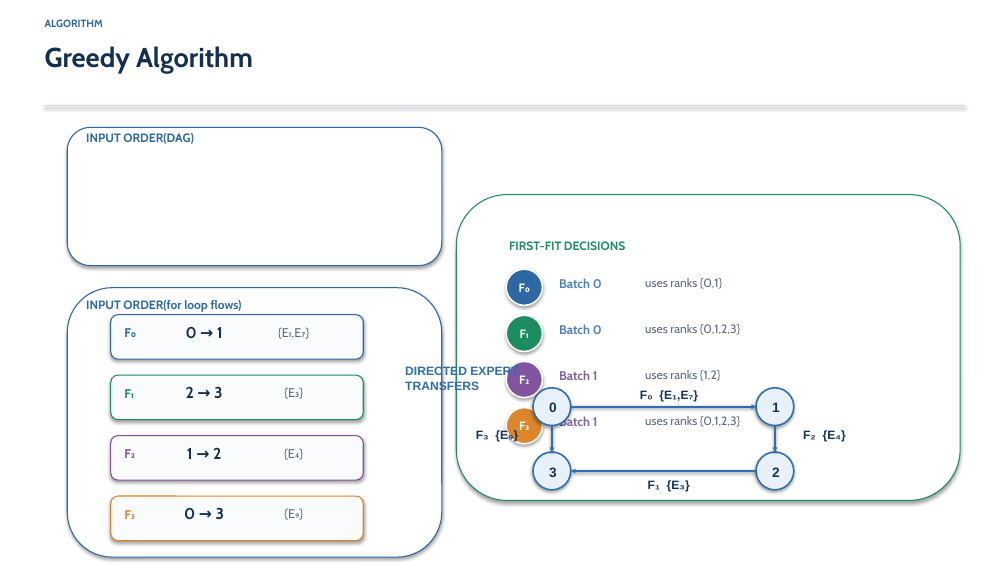
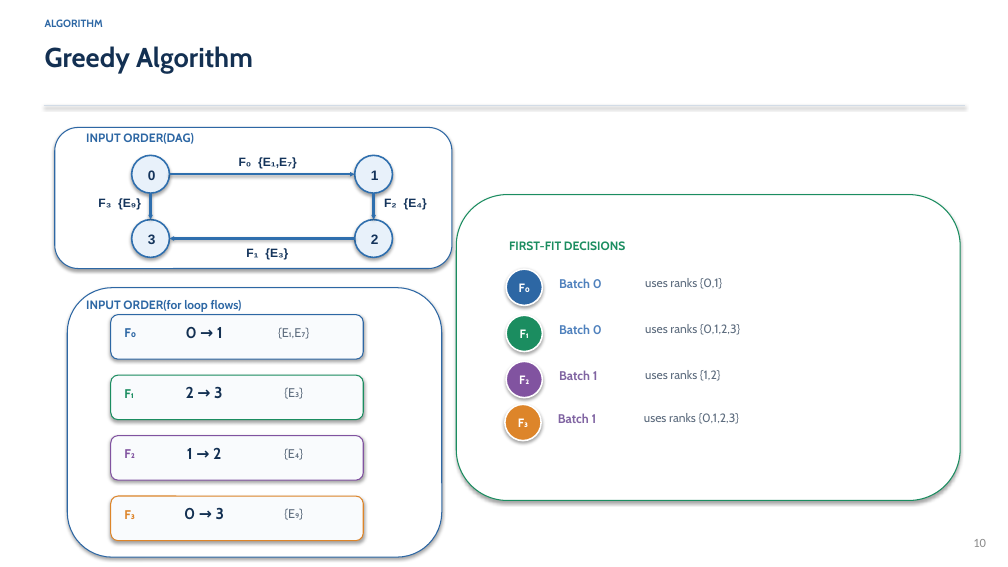
Before and after one commit to DOCCA0/vllm, a slide deck: slide 10 of benchmarks/eplb_rebalance/presentation/eplb_migration_batching.pptx. Drawn at 1008x567 pixels with LibreOffice and Linux fonts; fonts in the diff are those of the drawing. Boxes give left, top, right and bottom in pixels: in the first picture for what was removed or moved away, otherwise in the second. Text is boxed around its words. In the diff, an @@ line names an element or a change of style, - is before the commit and + after.

```diff
--- a/benchmarks/eplb_rebalance/presentation/eplb_migration_batching.pptx
+++ b/benchmarks/eplb_rebalance/presentation/eplb_migration_batching.pptx
@@ rounded rectangle: place and size @@
-rounded rectangle at box(67, 128, 442, 266)
+rounded rectangle at box(54, 128, 451, 269)
@@ text "F₃ {E₉}": place and size @@
-text "F₃ {E₉}" at box(476, 430, 518, 442)
+text "F₃ {E₉}" at box(98, 198, 141, 210)
@@ 3 arrows, 2 ellipses, 1 text: place and size @@
-3 arrows, 2 ellipses, 1 text at box(533, 388, 794, 492)
+3 arrows, 2 ellipses, 1 text at box(132, 156, 392, 259)
@@ text "F₂ {E₄}": place and size @@
-text "F₂ {E₄}" at box(803, 430, 846, 442)
+text "F₂ {E₄}" at box(384, 198, 427, 210)
@@ 2 ellipses, 1 text, 1 arrow: place and size @@
-2 ellipses, 1 text, 1 arrow at box(533, 390, 794, 490)
+2 ellipses, 1 text, 1 arrow at box(132, 157, 392, 257)
@@ text removed at box(405, 366, 518, 392) @@
-DIRECTED EXPERT TRANSFERS
@@ text "Batch 1": place and size @@
-text "Batch 1" at box(559, 416, 598, 427)
+text "Batch 1" at box(558, 413, 597, 423)
@@ page number added at box(973, 539, 986, 547), 12 pt, text #8C8C8C @@
+10
```
Also in this commit, not shown: 16 other slides changed, 7 other files.
